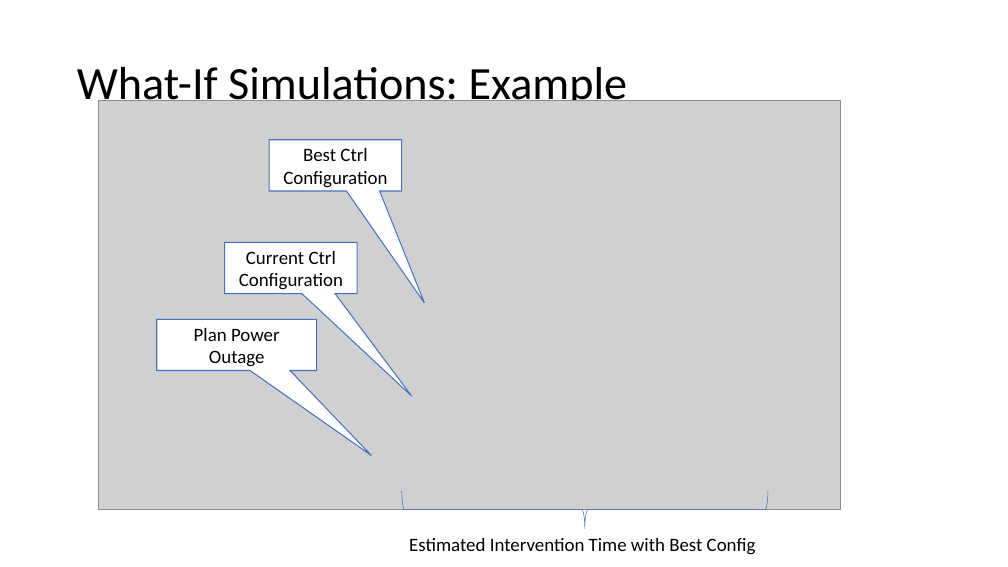
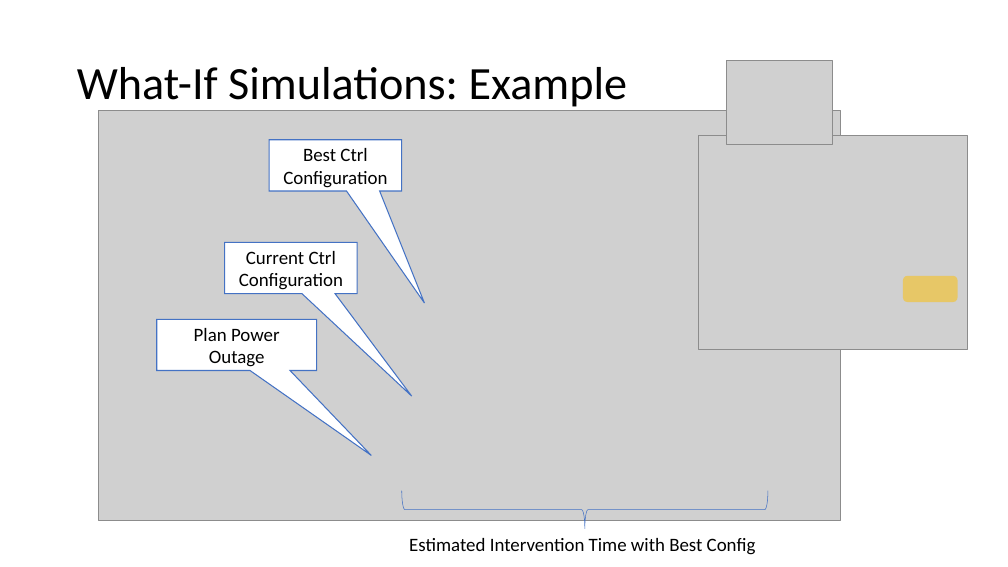
Before and after one commit to INTO-CPS-Association/example_digital-twin_incubator, a slide deck: slide 18 of notes/presentations/DigitLunch_17_December.pptx. Drawn at 1008x567 pixels with LibreOffice and Linux fonts; fonts in the diff are those of the drawing; grey boxes stand for pictures. Boxes give left, top, right and bottom in pixels: in the first picture for what was removed or moved away, otherwise in the second. Text is boxed around its words. In the diff, an @@ line names an element or a change of style, - is before the commit and + after.

Commit message:
improvements presentaion

```diff
--- a/notes/presentations/DigitLunch_17_December.pptx
+++ b/notes/presentations/DigitLunch_17_December.pptx
@@ picture added at [727,60,833,144] @@
@@ picture: place and size @@
-picture at [99,100,841,510]
+picture at [99,110,841,520]
@@ picture added at [698,136,968,349] @@
@@ rounded rectangle added at [904,276,958,302], fill #FFC000 at 50% opacity @@
```
